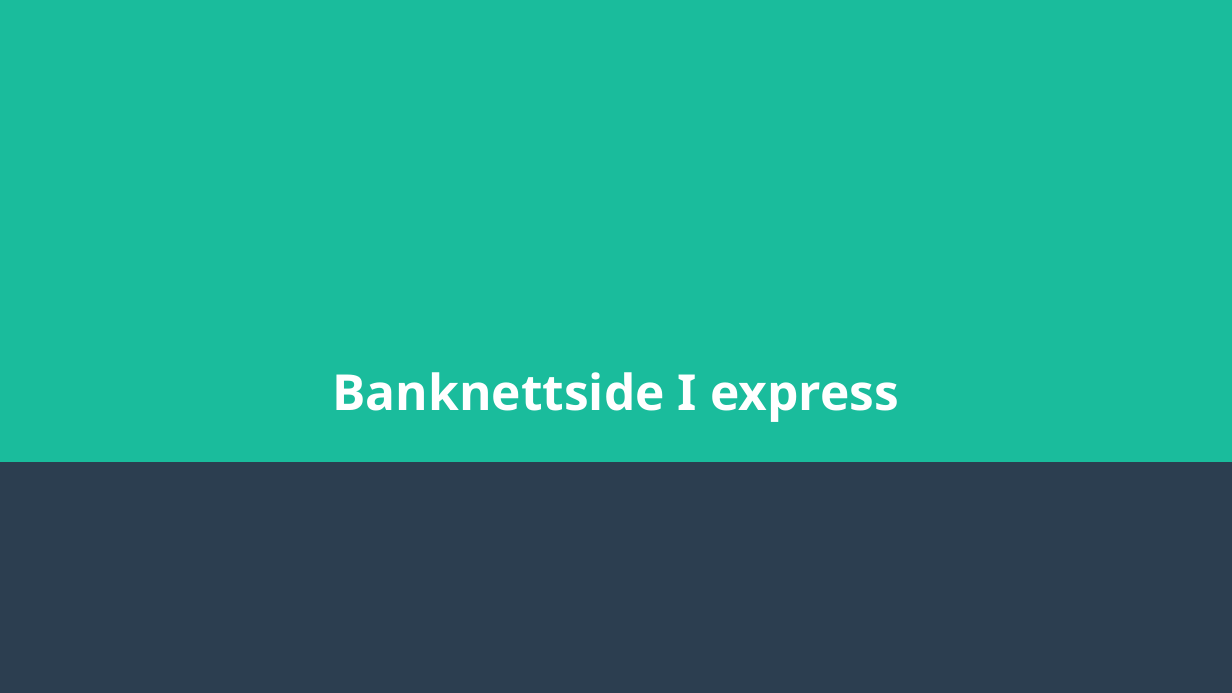
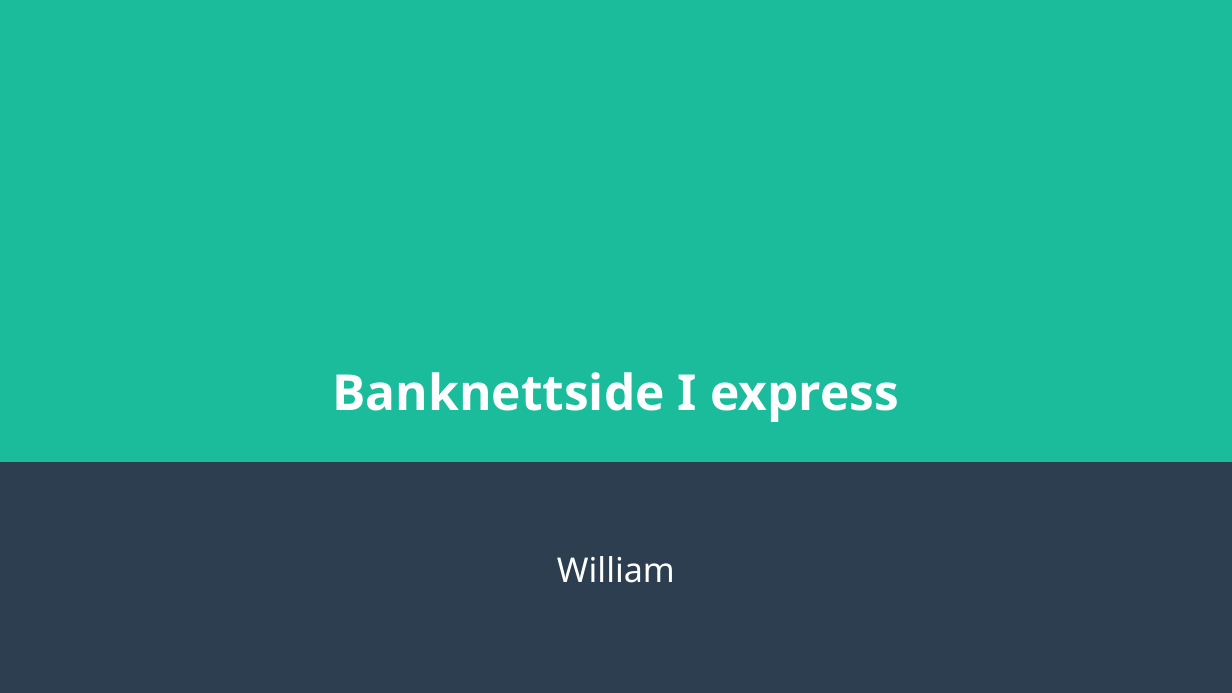
Before and after one commit to willbill0808/Prove-examen-nettside, a slide deck: slide 1 of Examen presentasjon.odp. Drawn at 1232x693 pixels with LibreOffice and Linux fonts; fonts in the diff are those of the drawing. Boxes give left, top, right and bottom in pixels: in the first picture for what was removed or moved away, otherwise in the second. Text is boxed around its words. In the diff, an @@ line names an element or a change of style, - is before the commit and + after.

```diff
--- a/Examen presentasjon.odp
+++ b/Examen presentasjon.odp
@@ subtitle added at [557, 556, 675, 583], 22 pt, text #FFFFFF @@
+William
```
Also in this commit, not shown: 3 other slides changed, 2 other files.
